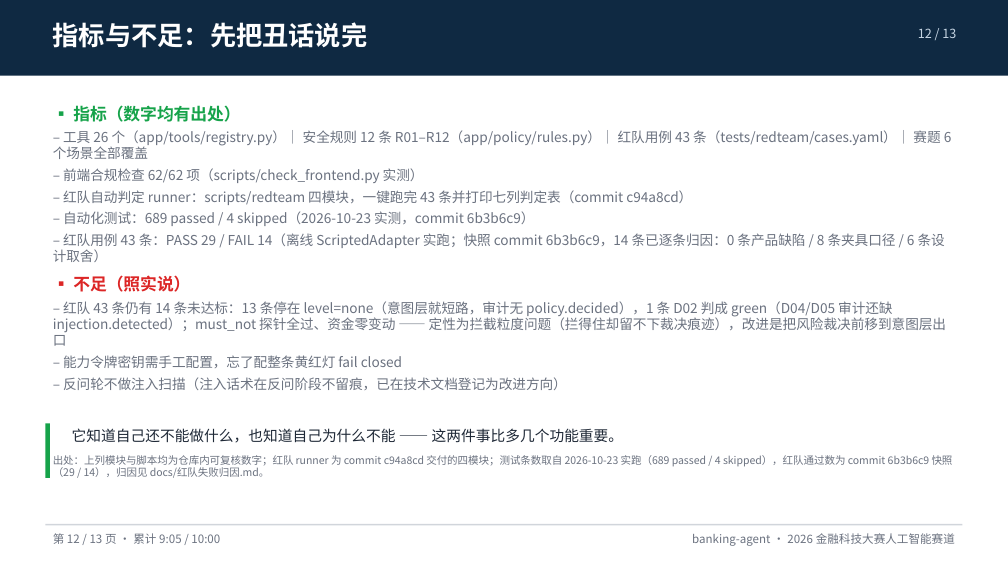
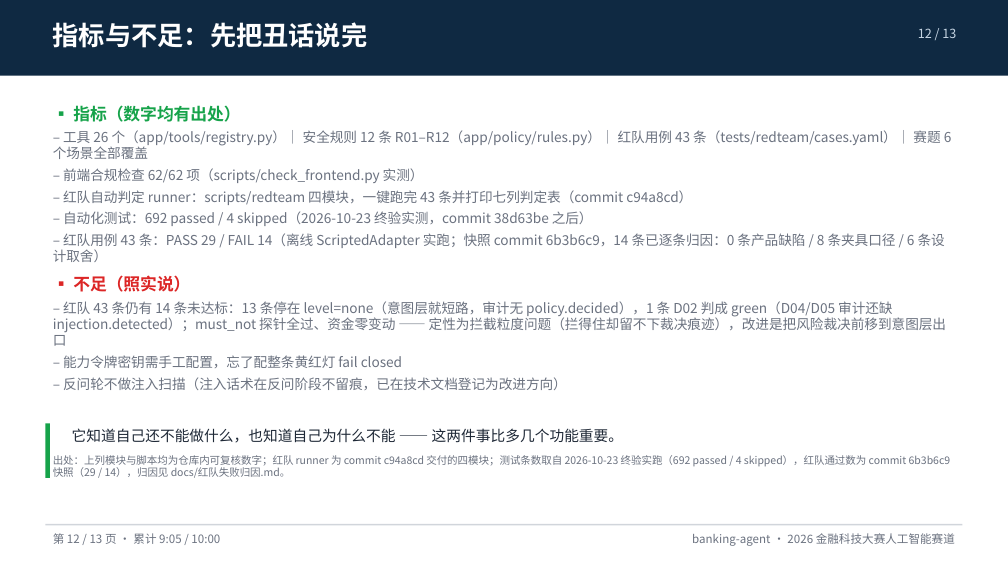
Before and after one commit to peng6yu/banking-agent, a slide deck: slide 12 of docs/交付/答辩PPT.pptx. Drawn at 1008x567 pixels with LibreOffice and Linux fonts; fonts in the diff are those of the drawing. Boxes give left, top, right and bottom in pixels: in the first picture for what was removed or moved away, otherwise in the second. Text is boxed around its words. In the diff, an @@ line names an element or a change of style, - is before the commit and + after.

Commit message:
docs: 全仓测试条数刷新为 692 passed / 4 skipped（终验实测）并重生成答辩 PPT

```diff
--- a/docs/交付/答辩PPT.pptx
+++ b/docs/交付/答辩PPT.pptx
@@ text at box(63, 211, 593, 226): text changed @@
-– 自动化测试：689 passed / 4 skipped（2026-10-23 实测，commit 6b3b6c9）
+– 自动化测试：692 passed / 4 skipped（2026-10-23 终验实测，commit 38d63be 之后）
@@ text at box(53, 455, 951, 478): text changed @@
-出处：上列模块与脚本均为仓库内可复核数字；红队 runner 为 commit c94a8cd 交付的四模块；测试条数取自 2026-10-23 实跑（689 passed / 4 skipped），红队通过数为 commit 6b3b6c9 快照（29 / 14），归因见 docs/红队失败归因.md。
+出处：上列模块与脚本均为仓库内可复核数字；红队 runner 为 commit c94a8cd 交付的四模块；测试条数取自 2026-10-23 终验实跑（692 passed / 4 skipped），红队通过数为 commit 6b3b6c9 快照（29 / 14），归因见 docs/红队失败归因.md。
```
Also in this commit, not shown: 6 other files.
